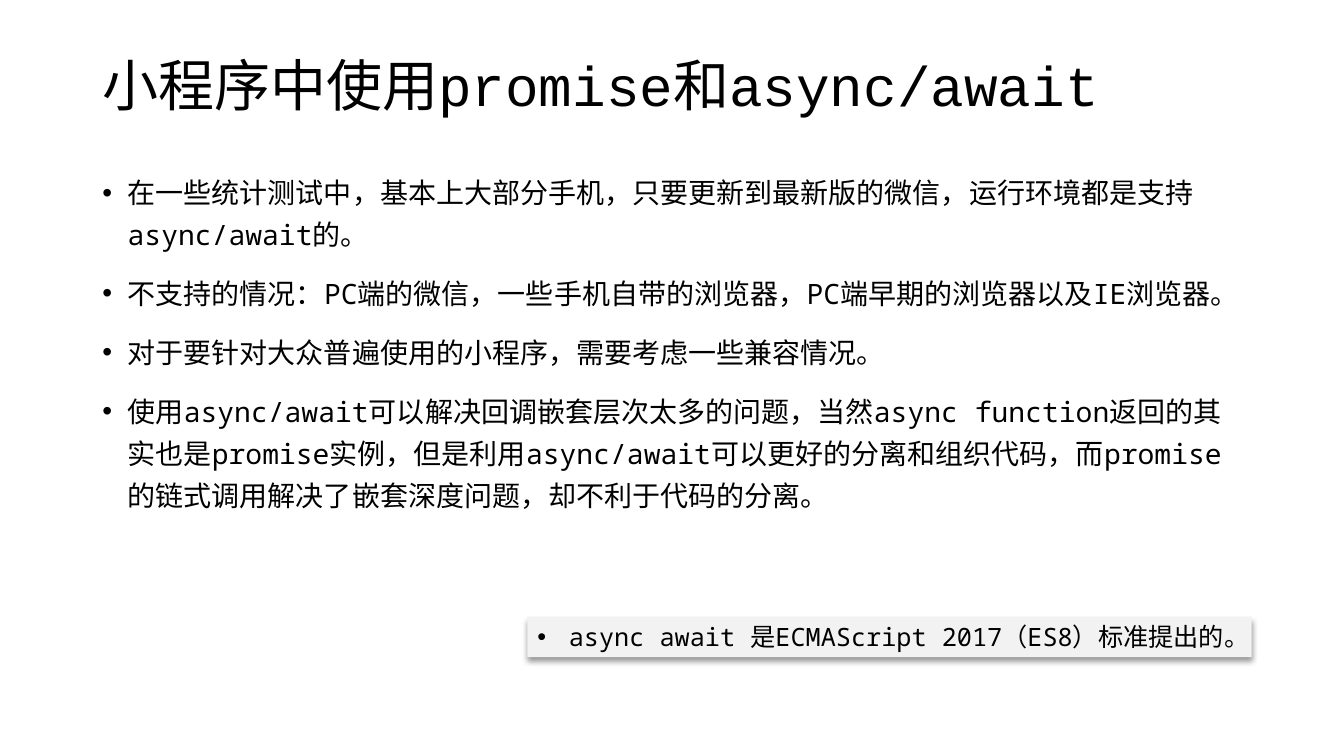
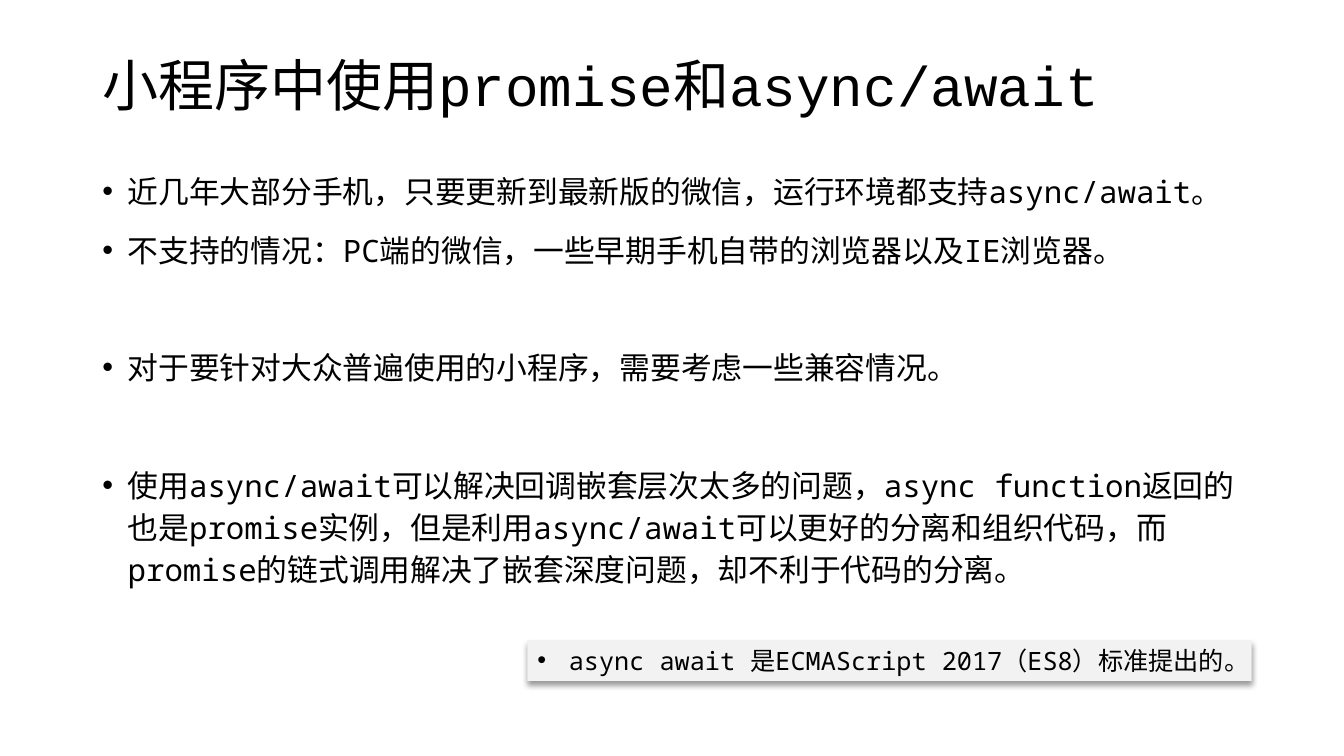
Before and after one commit to edu2act/course-wechat-and-miniprogram, a slide deck: slide 20 of materials/ch02/ch02-第一个小程序和相关说明.pptx. Drawn at 1344x756 pixels with LibreOffice and Linux fonts; fonts in the diff are those of the drawing. Boxes give left, top, right and bottom in pixels: in the first picture for what was removed or moved away, otherwise in the second. Text is boxed around its words. In the diff, an @@ line names an element or a change of style, - is before the commit and + after.

```diff
--- a/materials/ch02/ch02-第一个小程序和相关说明.pptx
+++ b/materials/ch02/ch02-第一个小程序和相关说明.pptx
@@ text at bbox=[128, 177, 1223, 265]: text changed; size 20 to 22 pt @@
-• 在一些统计测试中，基本上大部分手机，只要更新到最新版的微信，运行环境都是支持async/await的。
-• 不支持的情况：PC端的微信，一些手机自带的浏览器，PC端早期的浏览器以及IE浏览器。
+• 近几年大部分手机，只要更新到最新版的微信，运行环境都支持async/await。
+• 不支持的情况：PC端的微信，一些早期手机自带的浏览器以及IE浏览器。
@@ text at bbox=[128, 353, 958, 382]: size 20 to 22 pt in "对于要针对大众普遍使用的小程序，需要考虑一些兼容情况。" @@
@@ text at bbox=[128, 471, 1167, 589]: text changed; size 20 to 22 pt @@
-• 使用async/await可以解决回调嵌套层次太多的问题，当然async function返回的其实也是promise实例，但是利用async/await可以更好的分离和组织代码，而promise的链式调用解决了嵌套深度问题，却不利于代码的分离。
+• 使用async/await可以解决回调嵌套层次太多的问题，async function返回的也是promise实例，但是利用async/await可以更好的分离和组织代码，而promise的链式调用解决了嵌套深度问题，却不利于代码的分离。
@@ rectangle "async await 是ECMAScript 2017（ES8）标准提出的。": place and size @@
-rectangle "async await 是ECMAScript 2017（ES8）标准提出的。" at bbox=[527, 617, 1251, 657]
+rectangle "async await 是ECMAScript 2017（ES8）标准提出的。" at bbox=[527, 640, 1251, 681]
```
Also in this commit, not shown: 8 other slides changed, 18 other files.
